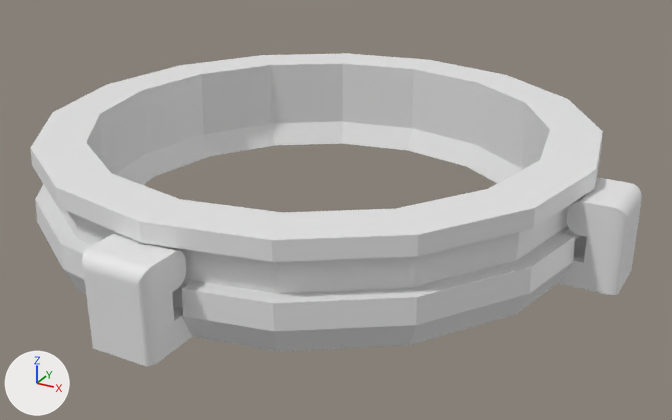
What one commit did to the Blender file modelo-koozie/3d-model.blend.
Camera for both pictures: a camera (50 mm lens) standing at (7.06, -12.3, 6.97) and looking at (0.36, -0.11, 0.88). The axes (+X, +Y, +Z) are drawn at lower left. The lights are the same throughout.

Objects in the first picture: 'Bottle (bottom)', 'Bottle (top)', 'Cube'.
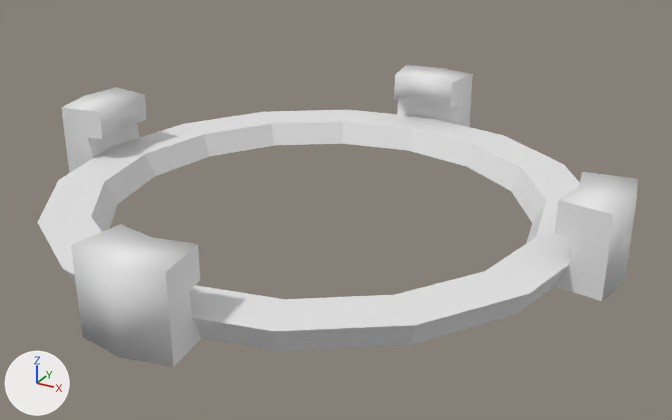
Not drawn themselves, but carrying or shaping drawn objects: ob_slide_opening, ob_ring__360d, ob_cutout__bottom, ob_plane__large, ob_plane__short, ob_plane__shortest.

The change, as a list of edits to the scene's bpy script:
```text
Add me_plane_009:
    me_plane_009.from_pydata([(0.0, 0.0, -1.0), (-6.0, -4.0, -1.0), (-6.0, 4.0, -1.0), (0.0, 0.0, 6.0), (-6.0, -4.0, 6.0), (-6.0, 4.0, 6.0)], [], [(2, 0, 1), (5, 4, 3), (2, 1, 4, 5), (1, 0, 3, 4), (0, 2, 5, 3)])
Add me_plane_010:
    me_plane_010.from_pydata([(-5.0, -0.265, 0.0), (-4.2, -0.265, 0.0), (-5.0, 0.655, 0.0), (-4.2, 0.655, 0.0)], [], [(0, 1, 3, 2)])
Add me_plane_011:
    me_plane_011.from_pydata([(0.0, 0.0, -0.8), (-6.0, -1.0, -0.8), (-6.0, 1.0, -0.8), (0.0, 0.0, 6.0), (-6.0, -1.0, 6.0), (-6.0, 1.0, 6.0)], [], [(2, 0, 1), (5, 4, 3), (2, 1, 4, 5), (1, 0, 3, 4), (0, 2, 5, 3)])
Add me_plane_013:
    me_plane_013.from_pydata([(0.0, 0.0, -0.8), (-6.0, -0.9, -0.8), (-6.0, 0.9, -0.8), (0.0, 0.0, 6.0), (-6.0, -0.9, 6.0), (-6.0, 0.9, 6.0)], [], [(2, 0, 1), (5, 4, 3), (2, 1, 4, 5), (1, 0, 3, 4), (0, 2, 5, 3)])
Add me_plane_012:
    me_plane_012.from_pydata([(-4.5, 0.13, 0.0), (-4.2, 0.13, 0.0), (-4.2, 0.63, 0.0), (-5.0, 0.63, 0.0), (-4.46, -0.27, 0.0), (-3.06, -2.17, 0.0), (-5.0, -2.17, 0.0)], [(0, 1), (1, 2), (2, 3), (4, 0), (6, 5), (3, 6), (5, 4)], [])
Change ob_bottle__top:
    where _m = ob_bottle__top.modifiers.new('Boolean.001', 'BOOLEAN')
    _m.object: ob_slide_opening -> ob_cutout__bottom
    add _m.use_hole_tolerant = True
    add ob_bottle__top.hide_set(True)  # its collection is switched off
Change ob_ring__360d:
    add _m = ob_ring__360d.modifiers.new('Boolean', 'BOOLEAN')
    add _m.object = ob_plane__large
    add _m.operation = 'INTERSECT'
    add _m = ob_ring__360d.modifiers.new('Mirror', 'MIRROR')
    add _m.use_axis = (True, True, False)
    add _m.mirror_object = ob_empty
Remove ob_cube:
    ob_cube = bpy.data.objects.new('Cube', me_cube_004)
Remove ob_slide_opening:
    ob_slide_opening = bpy.data.objects.new('Slide Opening', me_cube_005)
Add ob_plane__large:
    ob_plane__large = bpy.data.objects.new('Plane (large)', me_plane_009)
    ob_plane__large.location = (0.0, 0.0, 0.0)
Add ob_cutout__bottom:
    ob_cutout__bottom = bpy.data.objects.new('Cutout (bottom)', me_plane_010)  # modifiers BEVEL, SCREW, BOOLEAN, MIRROR
    ob_cutout__bottom.location = (0.0, 0.0, 1.365)
    ob_cutout__bottom.rotation_euler = (1.571, 0.0, 0.0)  # degrees (90, 0, 0)
Add ob_plane__short:
    ob_plane__short = bpy.data.objects.new('Plane (short)', me_plane_011)
    ob_plane__short.location = (0.0, 0.0, 0.0)
Add ob_plane__shortest:
    ob_plane__shortest = bpy.data.objects.new('Plane (shortest)', me_plane_013)
    ob_plane__shortest.location = (0.0, 0.0, 0.0)
Add ob_cutout__top__001:
    ob_cutout__top__001 = bpy.data.objects.new('Cutout (top).001', me_plane_012)  # modifiers BEVEL, SCREW, BOOLEAN, BOOLEAN, MIRROR
    ob_cutout__top__001.location = (0.0, 0.0, 1.37)
    ob_cutout__top__001.rotation_euler = (1.571, 0.0, 0.0)  # degrees (90, 0, 0)
```

Location of each change, (x1, y1, x2, y2) in pixels of the pictures (672 x 420 px):
'Bottle (top)', deleted, hidden, added
    before: (30, 53, 603, 331)
'Cutout (top).001', added
    after: (61, 65, 638, 367)
'Cube', deleted
    before: (82, 178, 642, 366)
'Bottle (bottom)', unchanged, uncovered by the edit
    before: (63, 122, 587, 351)
    after: (37, 110, 580, 351)
